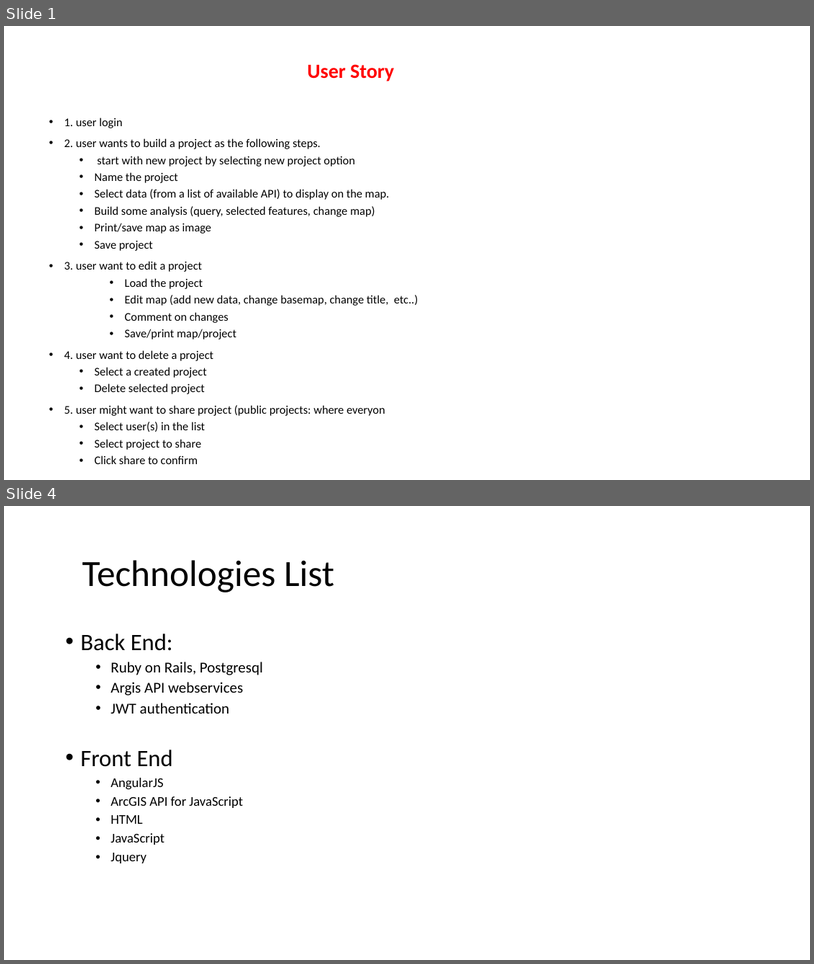
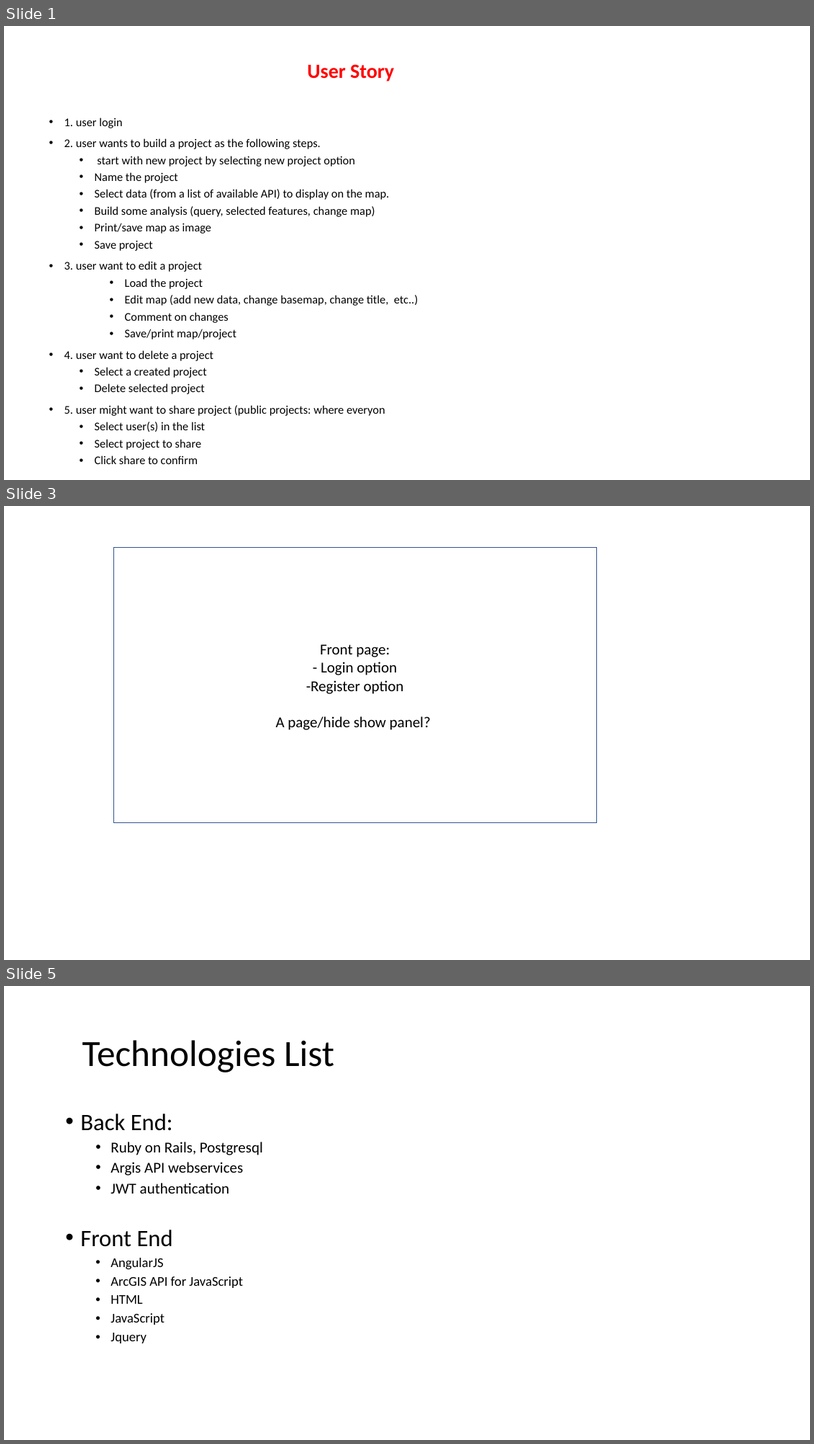
Before and after one commit to annguye2/geospatial-online-project, a slide deck: Geospatial Online Project.pptx. Shown one above the other, each under a label of ours: slides 1 and 4 before the commit, slides 1, 3 and 5 after it; the slides between them are not shown. The pictures are 814x964 and 814x1444 pixels, drawn with LibreOffice and Linux fonts; fonts in the diff are those of the drawing. Boxes give left, top, right and bottom in pixels: in the first picture for what was removed or moved away, otherwise in the second. Text is boxed around its words. In the diff, an @@ line names an element or a change of style, - is before the commit and + after.

```diff
--- a/Geospatial Online Project.pptx
+++ b/Geospatial Online Project.pptx
@@ slide 3 added at [4,506,810,960], background #FFFFFF @@
@@ rectangle added at [113,548,597,822], outline #325491 1 pt, 18 pt, text #000000 @@
+Front page:
+- Login option
+-Register option
+A page/hide show panel?
@@ what was slide 4 is now slide 5 @@
```
Also in this commit, not shown: 2 slides changed, 1 other file.
